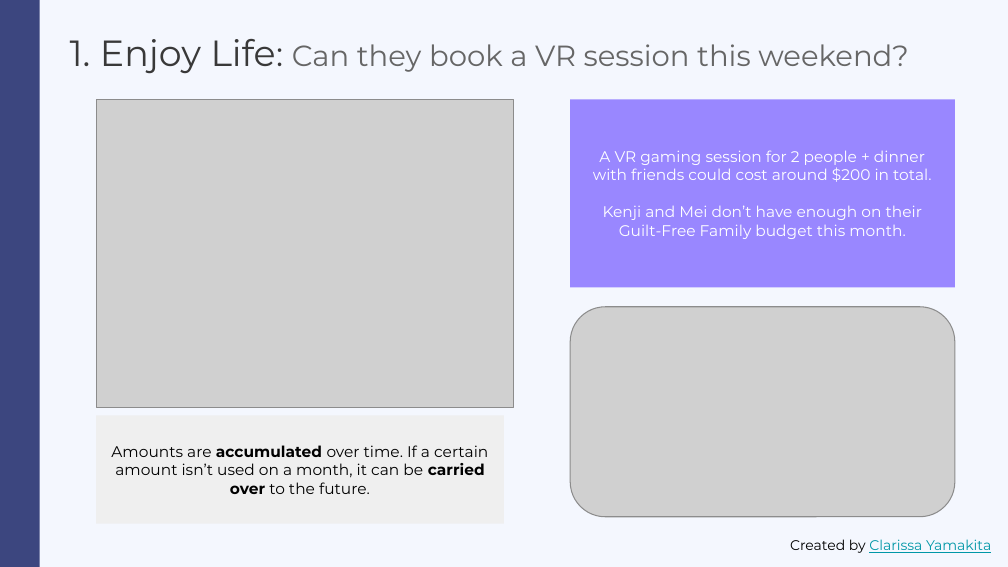
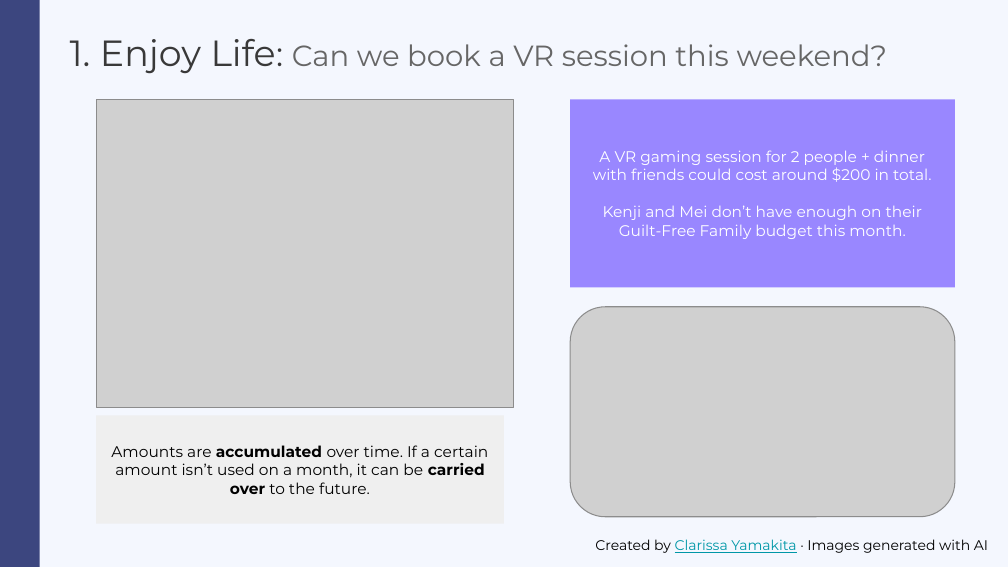
Before and after one commit to clayamakita/personal_finances, a slide deck: slide 8 of assets/Personal Finances - Slide Deck.pptx. Drawn at 1008x567 pixels with LibreOffice and Linux fonts; fonts in the diff are those of the drawing; grey boxes stand for pictures. Boxes give left, top, right and bottom in pixels: in the first picture for what was removed or moved away, otherwise in the second. Text is boxed around its words. In the diff, an @@ line names an element or a change of style, - is before the commit and + after.

Commit message:
Updated slide deck file
Updated slide deck file with adjustments to narrative focusing on problem to be solved. Other small adjustments to wording on the slides. Inclusion of one last slide to file.

```diff
--- a/assets/Personal Finances - Slide Deck.pptx
+++ b/assets/Personal Finances - Slide Deck.pptx
@@ title at box(70, 39, 888, 74): text changed @@
-1. Enjoy Life: Can they book a VR session this weekend?
+1. Enjoy Life: Can we book a VR session this weekend?
@@ text at box(595, 539, 988, 553): text changed; text colour #0097A7 to #000000 @@
-Created by Clarissa Yamakita
+Created by Clarissa Yamakita · Images generated with AI
```
Also in this commit, not shown: 11 other slides changed, 1 slide added.
